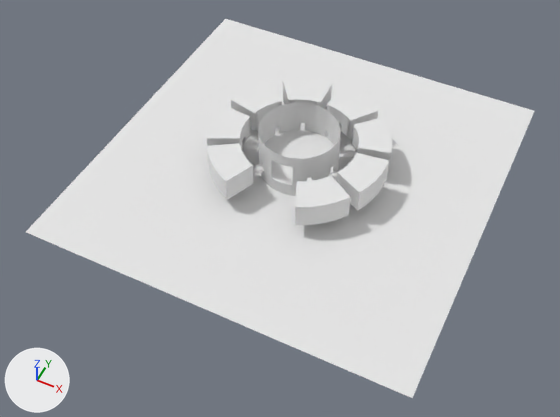
One commit to the OBJ model ProyectoFinal/Models/Fachada/Fachada.obj: the scene before it, then after it.
Camera for both pictures: a camera (50 mm lens) standing at (63.9, -139.3, 153.9) and looking at (0.8, -13.1, -3.8). Arrows for +X, +Y and +Z are at lower left; the lights stay in place. Where no turn or scale is listed for an object, it has been applied to the vertices. Vertices at the same position are counted once.

In view in the first picture: 'Fachada'.
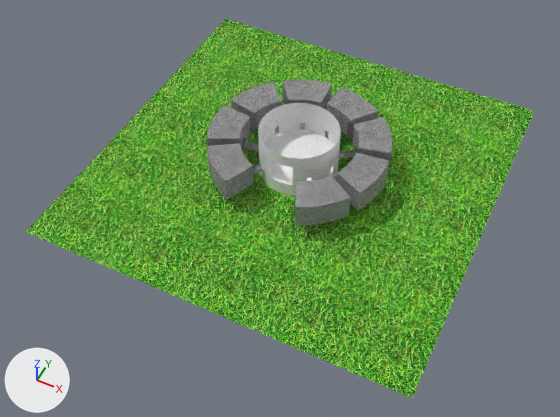
Where the change shows, as pixel boxes (x1, y1, x2, y2) in the pictures (560 x 417 px):
'Fachada', surface changed (white to green)
    both: (26, 19, 534, 398)

What changed in the scene script:
```text
Add img_cesped_jpg:
    img_cesped_jpg = load_image('cesped.jpg', 'cesped.jpg', 2048, 2048, 'sRGB')
Add img_piedra_png:
    img_piedra_png = load_image('piedra.png', 'piedra.png', 1024, 1024, 'sRGB')
Change mat_lambert11sg:
    remove mat_lambert11sg.base_color = (0.8, 0.8, 0.8)  # white #e7e7e7
    add mat_lambert11sg.texture = img_piedra_png
Add mat_lambert16sg:
    mat_lambert16sg = principled_material('lambert16SG')
    mat_lambert16sg.texture = img_cesped_jpg
    mat_lambert16sg.roughness = 1.0
Change me_fachada:
    where me_fachada.from_pydata(...)  # 6704 vertices, 8455 faces; spans x -52.9..52.9, y -52.9..52.9, z 0.0..14.0
    used by ob_fachada; location = (0.0, 0.0, 0.0)
    me_fachada part 1: 100 faces spanning x -52.9..52.9, y -52.9..52.9, z 0.0 switch from mat_lambert15sg (white #e7e7e7) to mat_lambert16sg (picture img_cesped_jpg)
```
